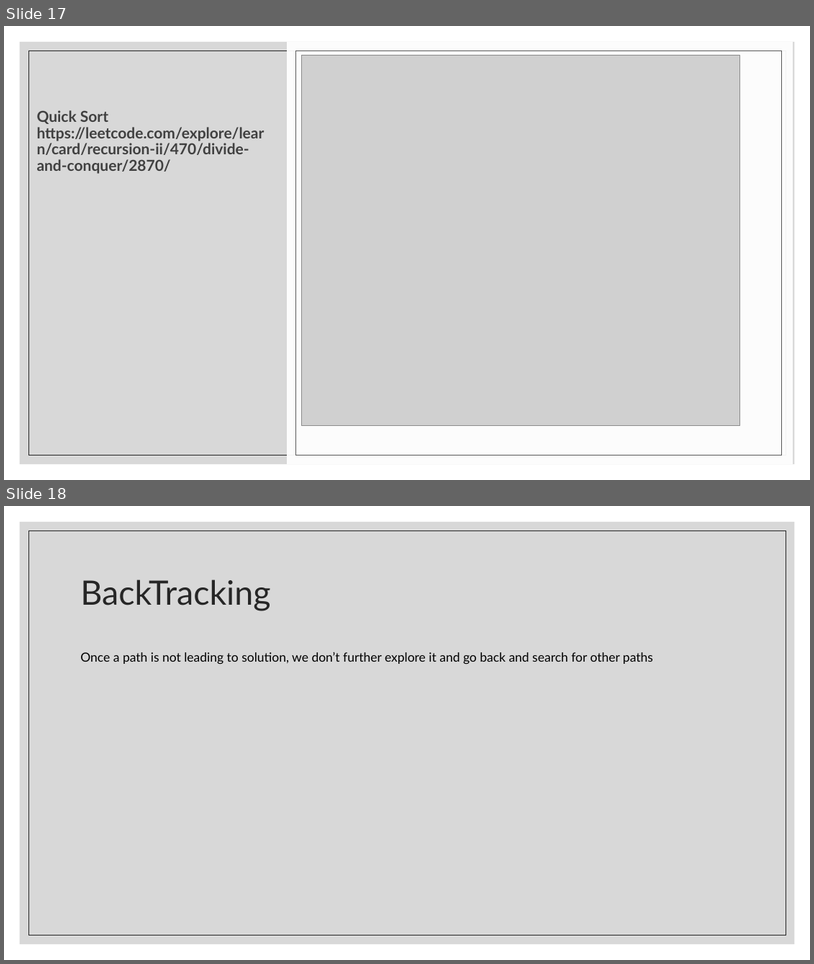
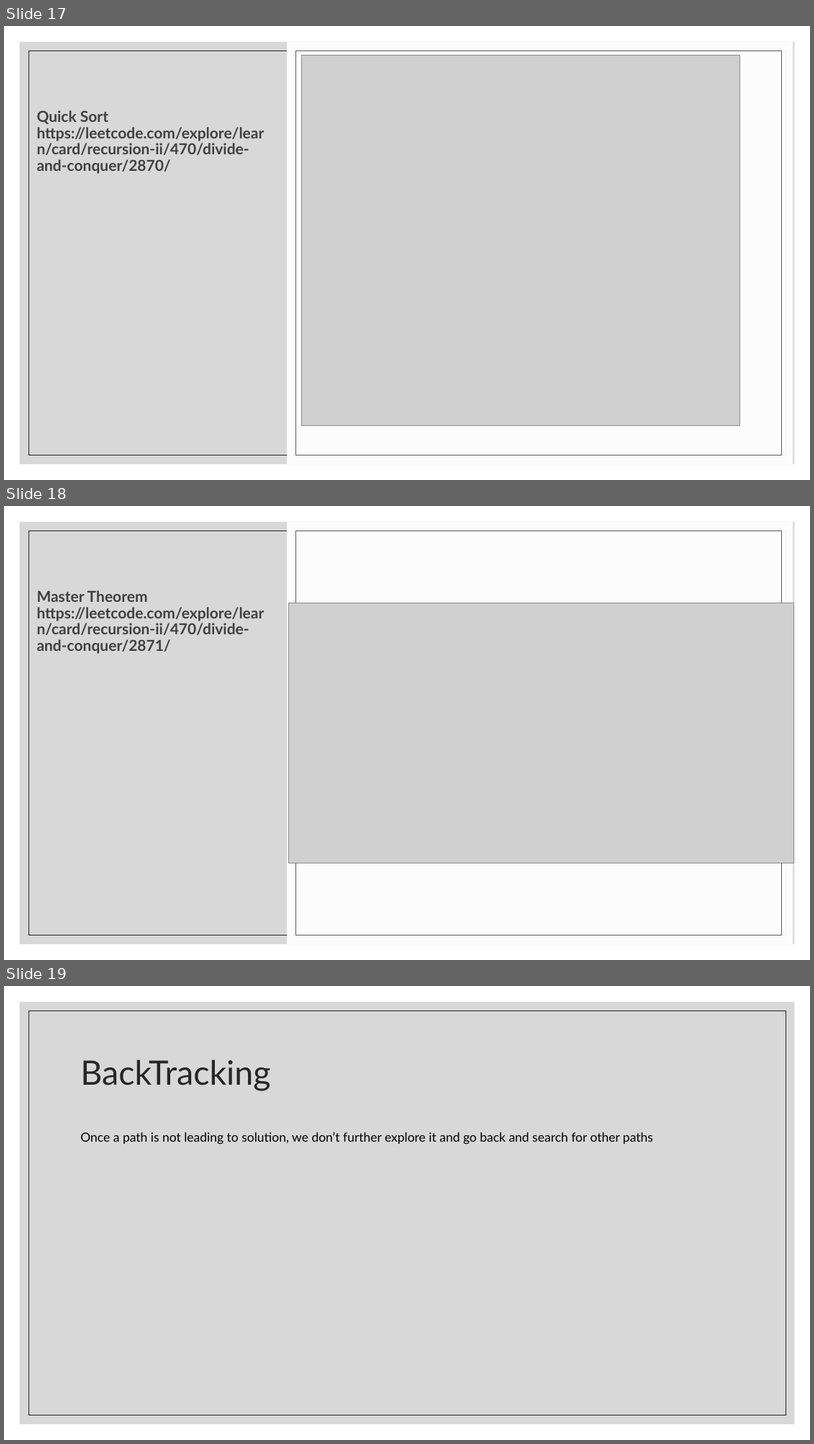
Before and after one commit to kumudaPriya98/DSAlgo, a slide deck: Recursion.pptx. Shown one above the other, each under a label of ours: slides 17 and 18 before the commit, slides 17, 18 and 19 after it. The pictures are 814x964 and 814x1444 pixels, drawn with LibreOffice and Linux fonts; fonts in the diff are those of the drawing; grey boxes stand for pictures. Boxes give left, top, right and bottom in pixels: in the first picture for what was removed or moved away, otherwise in the second. Text is boxed around its words. In the diff, an @@ line names an element or a change of style, - is before the commit and + after.

Commit message:
Solve Recursion2 Divide and Conquer Problems from LeetCode

```diff
--- a/Recursion.pptx
+++ b/Recursion.pptx
@@ slide 18 added at (x1=4, y1=506, x2=810, y2=960), background #FFFFFF; not listed: 2 template elements that a slide beside it also shows @@
@@ rectangle added at (x1=287, y1=522, x2=793, y2=944), fill #FFFFFF at 94% opacity @@
@@ rectangle added at (x1=296, y1=530, x2=782, y2=935), outline #595959 0.5 pt @@
@@ title added at (x1=37, y1=590, x2=265, y2=654), 18 pt, text #404040, bold @@
+Master Theorem
+https://leetcode.com/explore/learn/card/recursion-ii/470/divide-and-conquer/2871/
@@ picture added at (x1=289, y1=602, x2=795, y2=863) @@
@@ what was slide 18 is now slide 19 @@
```
Also in this commit, not shown: 1 slide changed, 4 other files.
